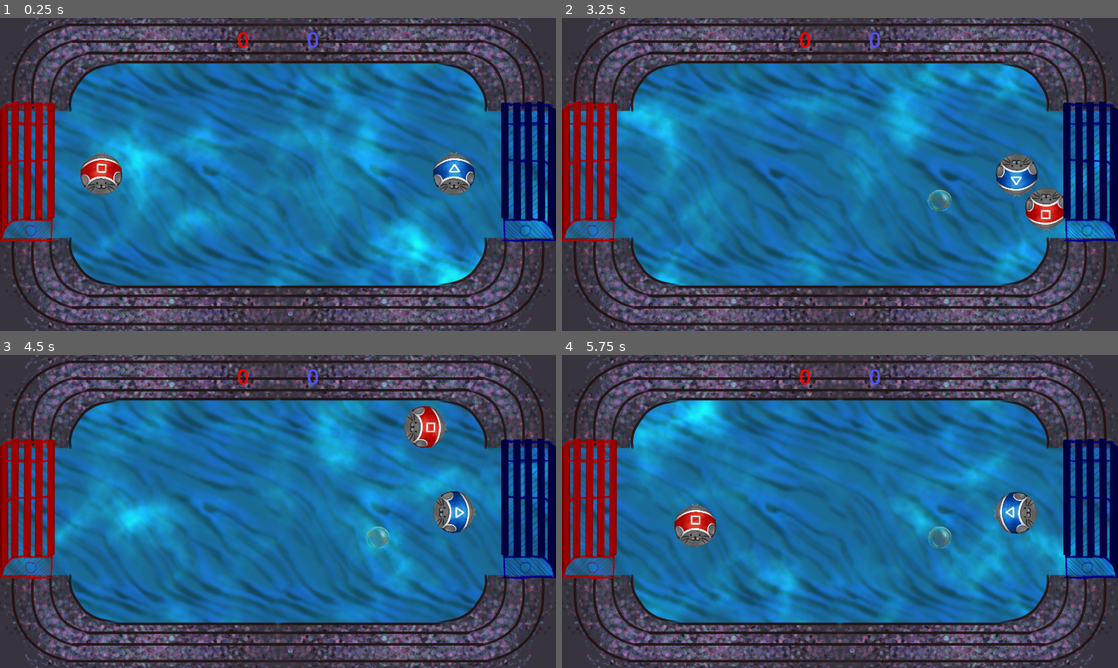
Above: before the commit, frames 1-4 (two rows, left to right).
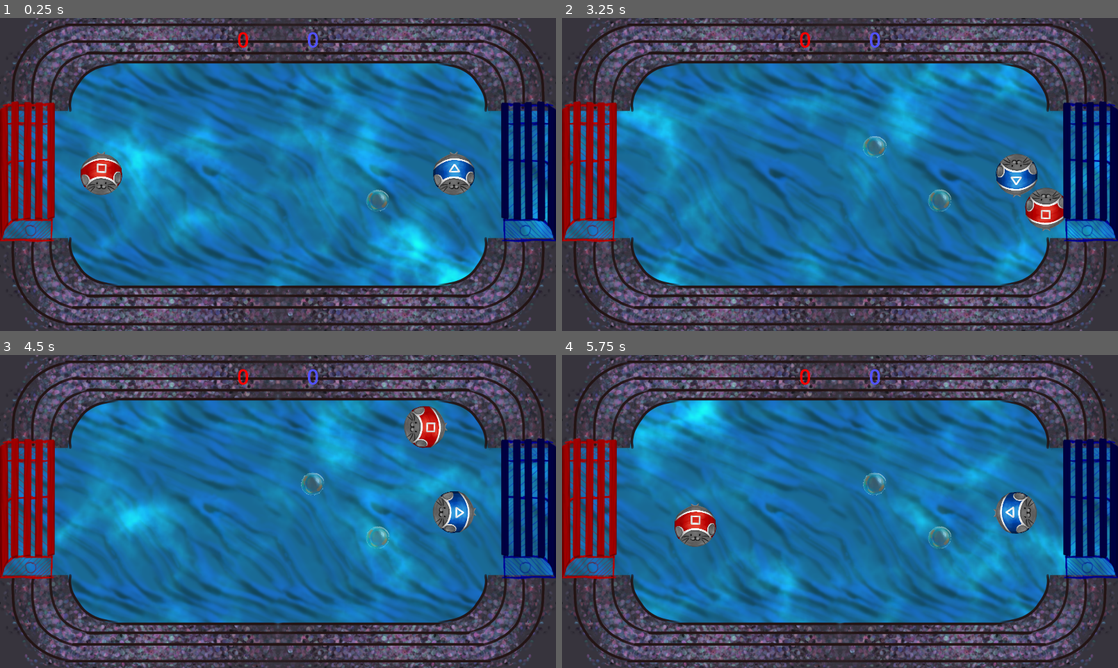
Above: after the commit, the same moments.

Repository: corpusCallosotomy/BubbleBowl
Game: Godot game, scene res://scenes/screens/arena/arena.tscn
Same seed, same stepped clock (60 frames per second), same inputs: the game is played once before the commit and once after it. This scene is started directly instead of the project's main scene. The engine's default icon, where the game draws it, is replaced by a stand-in: a white triangle on a blue panel in a dark square.
Inputs:
- Up to frame 1 (0.25 s): no input
- Up to frame 2 (3.25 s): hold D (P1_right) 0.53-1.28 s; tap one key every 0.75 s from 0.6 s: Down (P2_down) Left (P2_left) Right (P2_right) Up (P2_up); hold S (P1_down) 1.28-2.03 s; hold D (P1_right) 2.03-2.78 s; hold W (P1_up) from 2.78 s (still down)
- Up to frame 3 (4.5 s): release W (P1_up) at 3.53 s; hold A (P1_left) from 3.53 s (still down); tap Down (P2_down) at 3.6 s; tap Left (P2_left) at 4.35 s
- Up to frame 4 (5.75 s): release A (P1_left) at 5.03 s; hold S (P1_down) from 5.03 s (still down); tap Right (P2_right) at 5.1 s

The runs differ from the first frame. In frame 1, 0.2% of the frame differs, in the area x 65-70%, y 54-62%; in frame 2, 0.2%, in the area x 54-71%, y 37-62%; in frame 3, 0.2%; in frame 4, 0.2%.

Commit message:
max bubbles fixed!

Diff:
--- a/scenes/screens/arena/bubble_spawner.gd
+++ b/scenes/screens/arena/bubble_spawner.gd
@@ -3,16 +3,18 @@
 var rng = RandomNumberGenerator.new()
 var bubbleScene = preload("res://scenes/bubbles/Bubble.tscn")
 var spikeScene = preload("res://scenes/bubbles/SpikeBubble.tscn")
-#var bubbleCount: int = 0
+
+var readyToSpawn: bool = true
 
 # Called when the node enters the scene tree for the first time.
-func _ready():
-	spawnLoop()
+#func _ready():
+	#spawnLoop()
 
 
 # Called every frame. 'delta' is the elapsed time since the previous frame.
 func _process(_delta):
-	pass
+	if readyToSpawn == true:
+		spawnLoop()
 
 func spawnBubble():
 	#print("TRYPOS LOOP EXITED")
@@ -36,9 +38,11 @@
 	spawnBubble()
 
 func spawnLoop():
-	while MatchData.bubbleCount<MatchData.maxBubbles:
+	if MatchData.bubbleCount<MatchData.maxBubbles:
+		tryPosition()
+		readyToSpawn = false
 		await get_tree().create_timer(MatchData.spawnRate).timeout
-		tryPosition()
+		readyToSpawn = true
 
 #func spawnSpikes():
 	#
--- a/scripts/menu_scripts/sceneSwitchButton.gd
+++ b/scripts/menu_scripts/sceneSwitchButton.gd
@@ -12,4 +12,5 @@
 	Engine.time_scale = 1
 	AudioPlayer.play_FX(transition_fx, 0)
 	MatchData.resetScores()
+	MatchData.bubbleCount = 0
 	get_tree().change_scene_to_file(nextScene)
